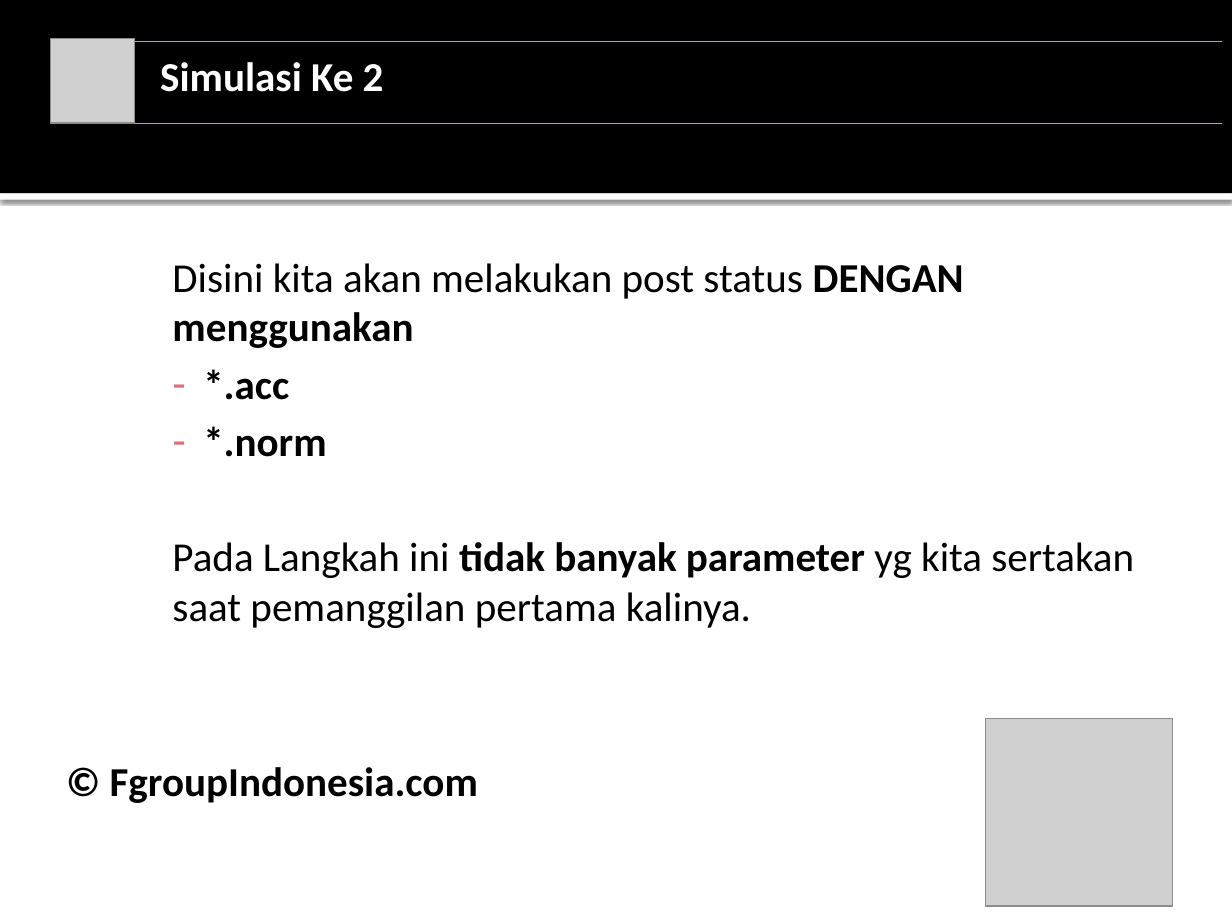
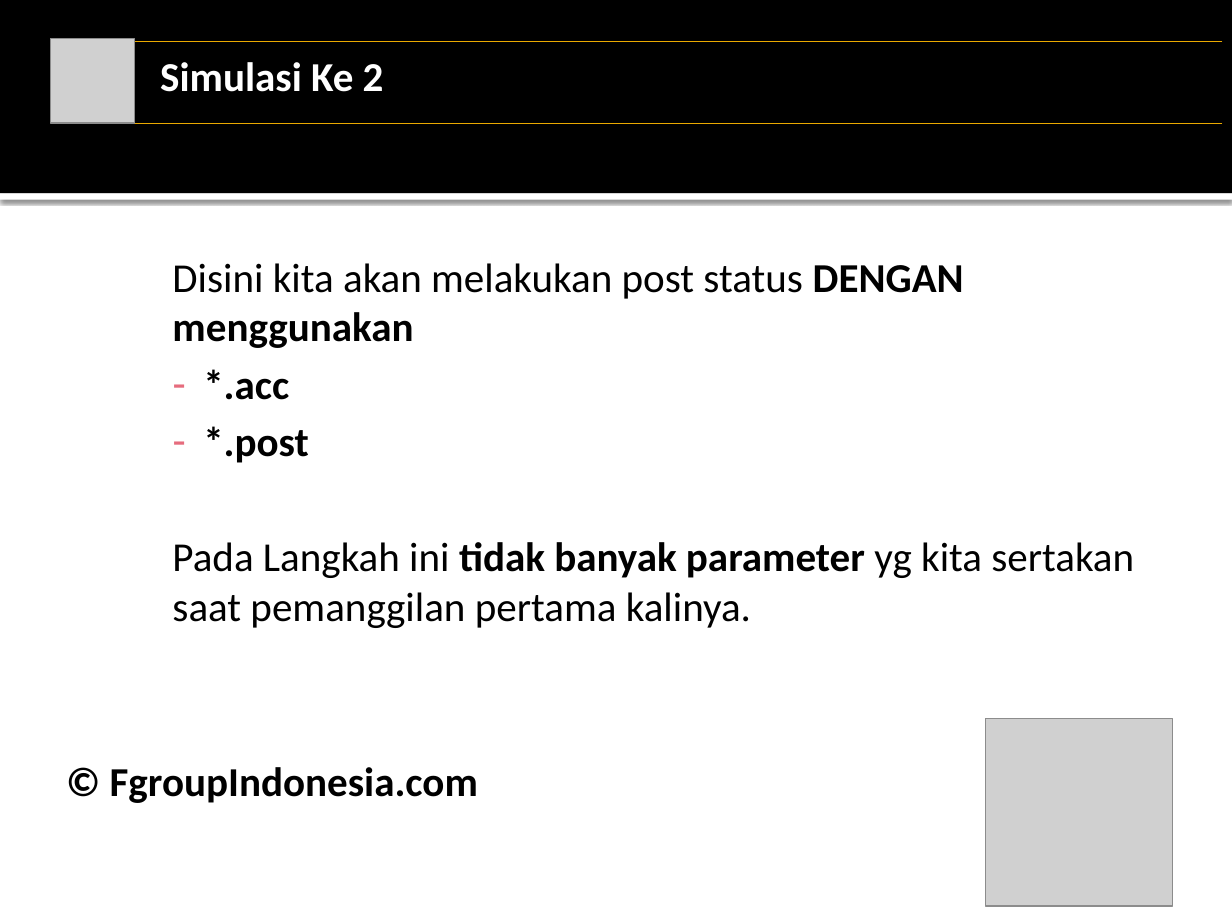
Before and after one commit to fgroupindonesia/socnetsdkv3, a slide deck: slide 37 of tutorials/non-developers/tutorials-non-developers-indonesia.pptx. Drawn at 1232x924 pixels with LibreOffice and Linux fonts; fonts in the diff are those of the drawing; grey boxes stand for pictures. Boxes give left, top, right and bottom in pixels: in the first picture for what was removed or moved away, otherwise in the second. Text is boxed around its words. In the diff, an @@ line names an element or a change of style, - is before the commit and + after.

```diff
--- a/tutorials/non-developers/tutorials-non-developers-indonesia.pptx
+++ b/tutorials/non-developers/tutorials-non-developers-indonesia.pptx
@@ text at [203, 426, 309, 463]: text changed @@
-    – *.norm
+    – *.post
```
Also in this commit, not shown: 8 other slides changed, 2 other files.
